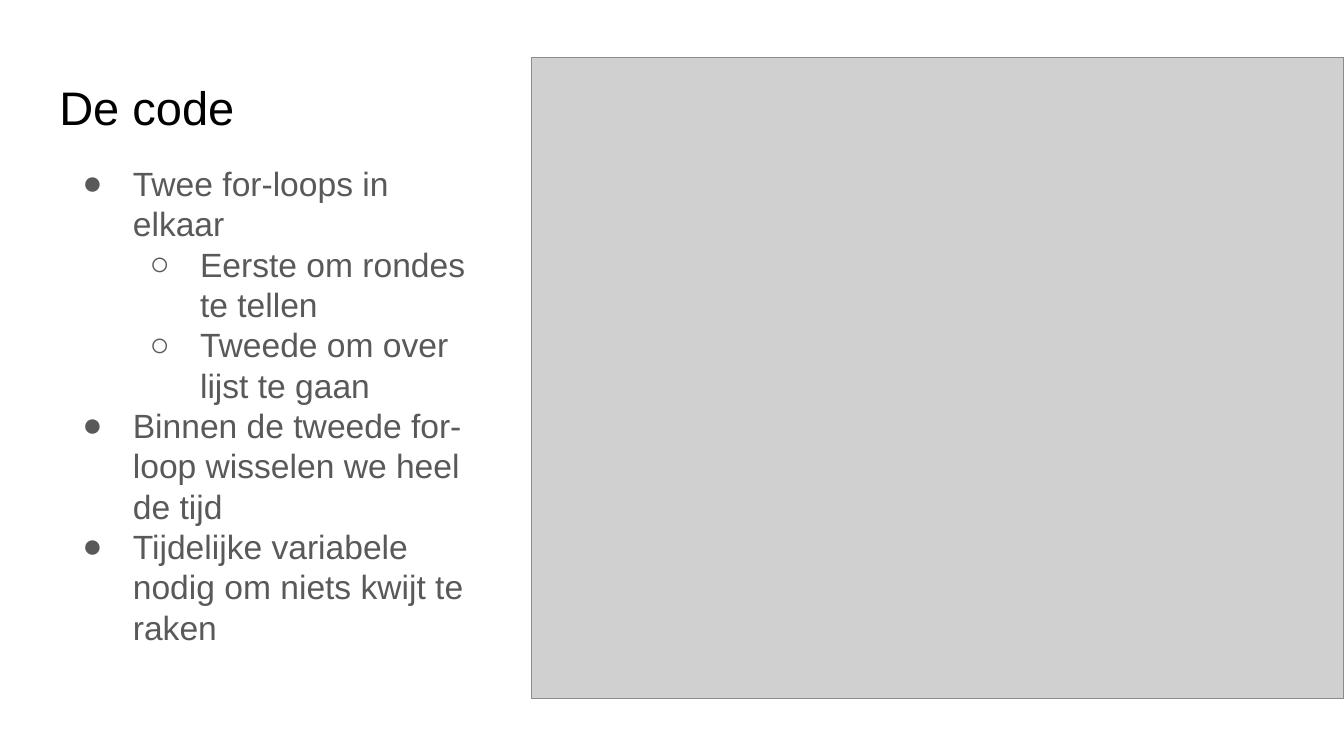
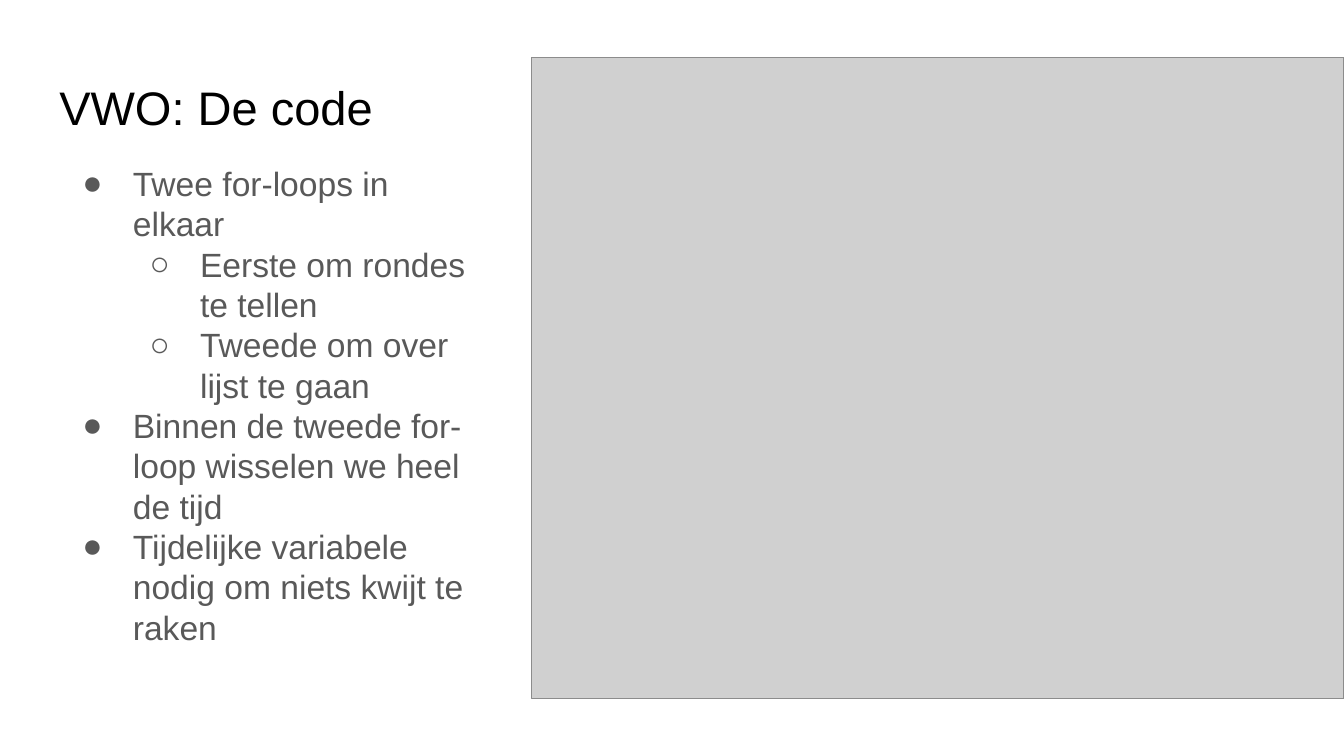
Before and after one commit to emmauscollege/emmauscollege.github.io, a slide deck: slide 13 of methode/static/theorie/algoritmen/T4.4.pptx. Drawn at 1344x756 pixels with LibreOffice and Linux fonts; fonts in the diff are those of the drawing; grey boxes stand for pictures. Boxes give left, top, right and bottom in pixels: in the first picture for what was removed or moved away, otherwise in the second. Text is boxed around its words. In the diff, an @@ line names an element or a change of style, - is before the commit and + after.

```diff
--- a/methode/static/theorie/algoritmen/T4.4.pptx
+++ b/methode/static/theorie/algoritmen/T4.4.pptx
@@ title at [59, 91, 373, 126]: text changed @@
-De code
+VWO: De code
```
Also in this commit, not shown: 5 other slides changed, 2 other files.
